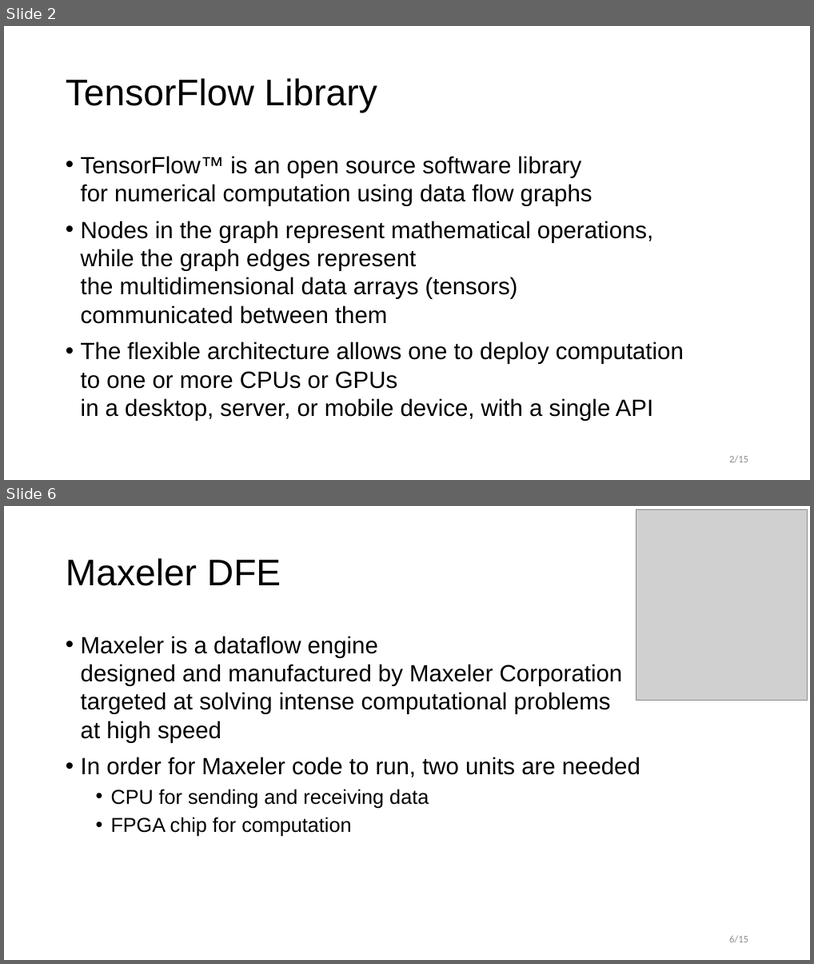
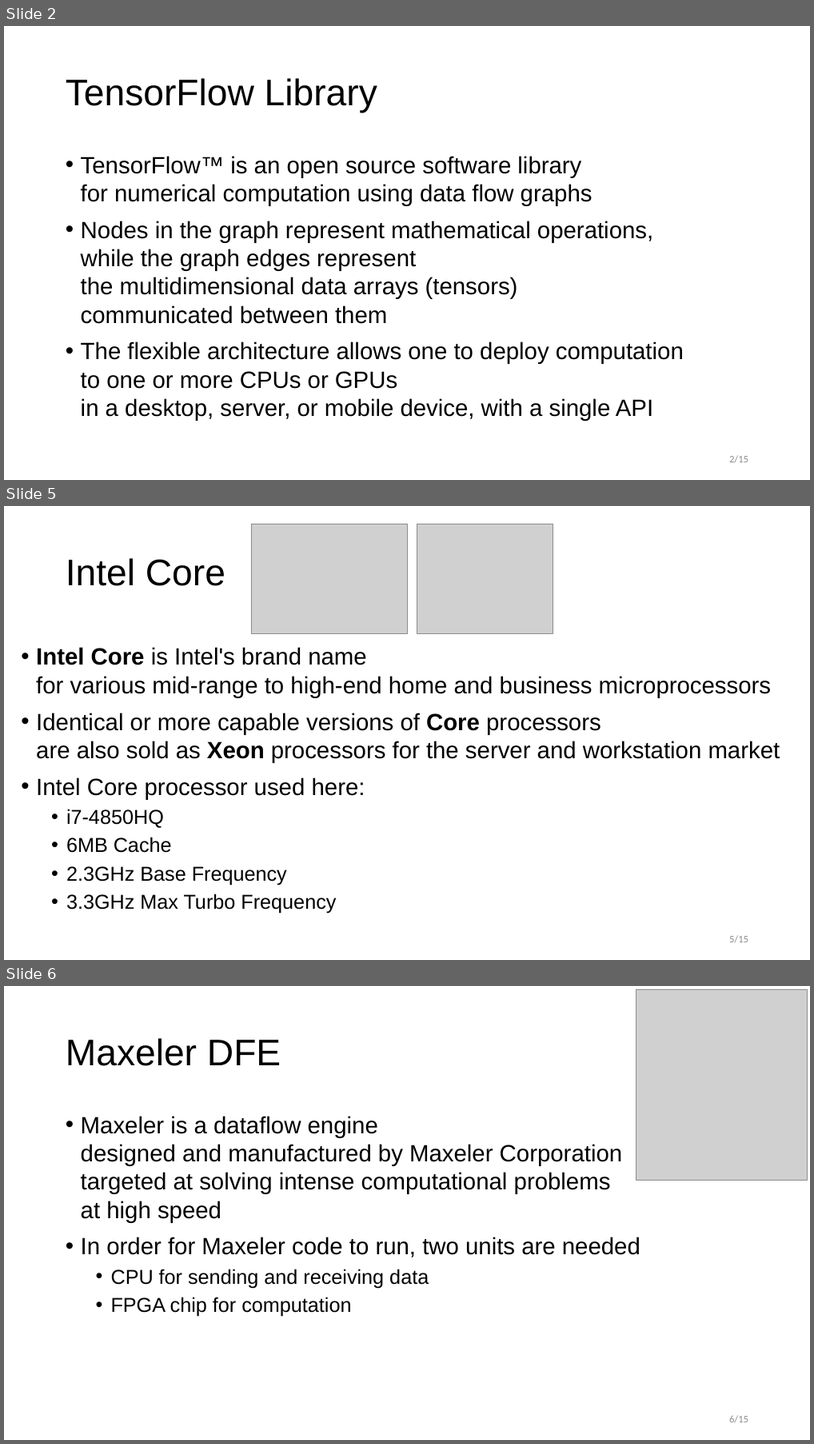
Before and after one commit to MarsaPalas/ImageRecognition, a slide deck: DOC/HybridMaxTech.pptx. Shown one above the other, each under a label of ours: slides 2 and 6 before the commit, slides 2, 5 and 6 after it; the slides between them are not shown. The pictures are 814x964 and 814x1444 pixels, drawn with LibreOffice and Linux fonts; fonts in the diff are those of the drawing; grey boxes stand for pictures. Boxes give left, top, right and bottom in pixels: in the first picture for what was removed or moved away, otherwise in the second. Text is boxed around its words. In the diff, an @@ line names an element or a change of style, - is before the commit and + after.

```diff
--- a/DOC/HybridMaxTech.pptx
+++ b/DOC/HybridMaxTech.pptx
@@ slide 5 added at <box>4,506,810,960</box>, background #FFFFFF @@
@@ picture added at <box>251,524,407,634</box> @@
@@ picture added at <box>418,524,554,634</box> @@
@@ title added at <box>66,558,226,586</box>, 44 pt, text #000000 @@
+Intel Core
@@ text added at <box>36,647,781,913</box>, 28 pt, text #000000 @@
+• Intel Core is Intel's brand name
+  for various mid-range to high-end home and business microprocessors
+• Identical or more capable versions of Core processors
+  are also sold as Xeon processors for the server and workstation market
+• Intel Core processor used here:
+  • i7-4850HQ
+  • 6MB Cache
+  • 2.3GHz Base Frequency
+  • 3.3GHz Max Turbo Frequency
@@ page number added at <box>730,935,749,943</box>, 12 pt, text #8C8C8C @@
+5/15
```
Also in this commit, not shown: 1 slide changed, 1 slide removed, 57 other files.
